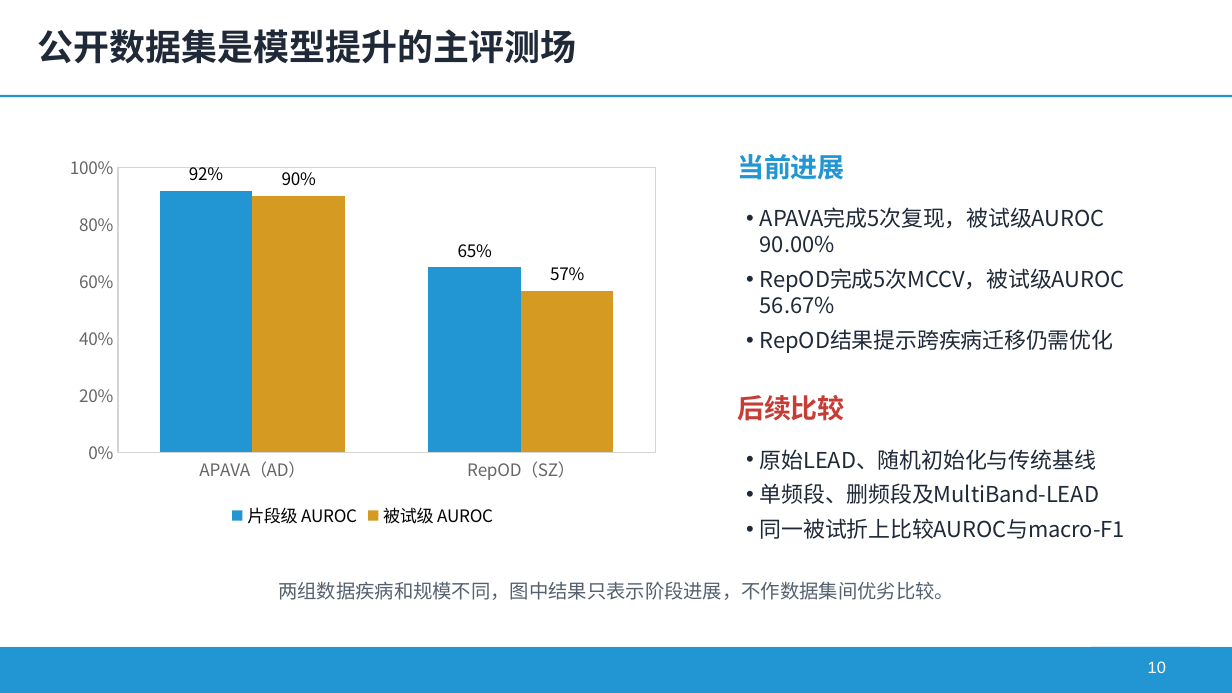
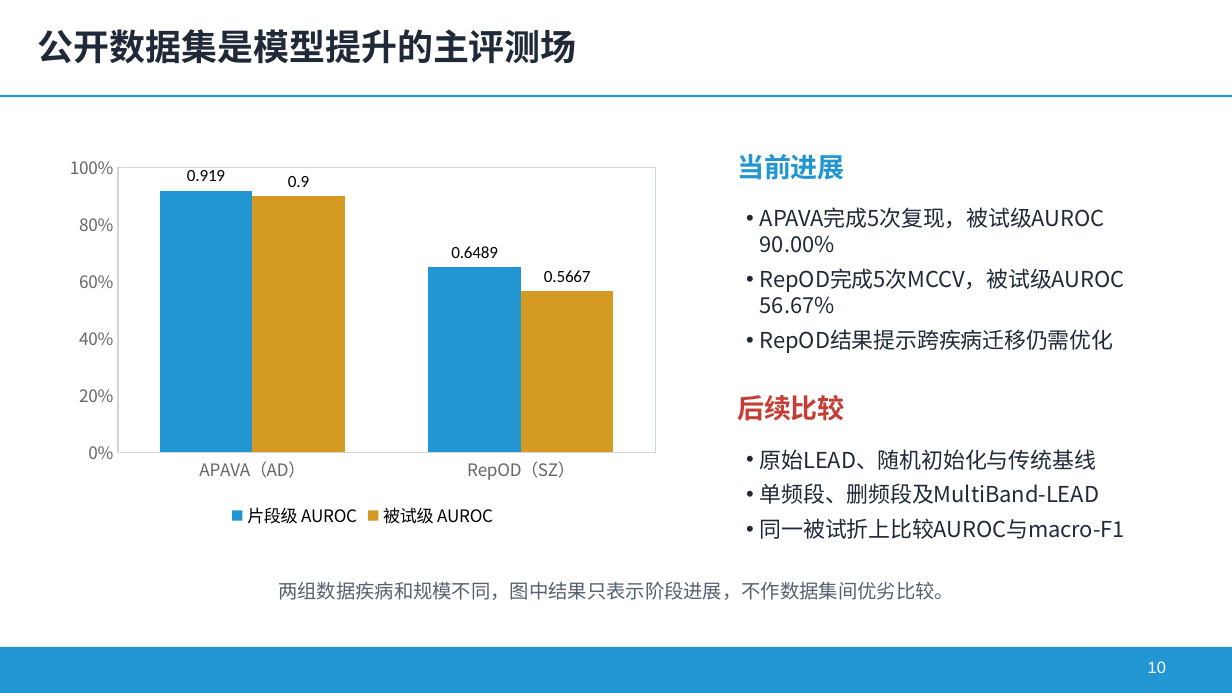
Before and after one commit to Andre050312/FYP, a slide deck: slide 10 of outputs/FYP版本2.pptx. Drawn at 1232x693 pixels with LibreOffice and Linux fonts; fonts in the diff are those of the drawing. Boxes give left, top, right and bottom in pixels: in the first picture for what was removed or moved away, otherwise in the second. Text is boxed around its words. In the diff, an @@ line names an element or a change of style, - is before the commit and + after.

```diff
--- a/outputs/FYP版本2.pptx
+++ b/outputs/FYP版本2.pptx
@@ column chart at (58,148,668,532) @@
@@ 片段级 AUROC, APAVA（AD）: 0.919 to 0.92 @@
@@ 片段级 AUROC, RepOD（SZ）: 0.6489 to 0.65 @@
@@ data labels of 片段级 AUROC changed @@
@@ 被试级 AUROC, RepOD（SZ）: 0.5667 to 0.57 @@
@@ data labels of 被试级 AUROC changed @@
@@ legend changed @@
@@ category axis changed @@
@@ value axis changed @@
```
Also in this commit, not shown: 3 other slides changed, 18 other files.
